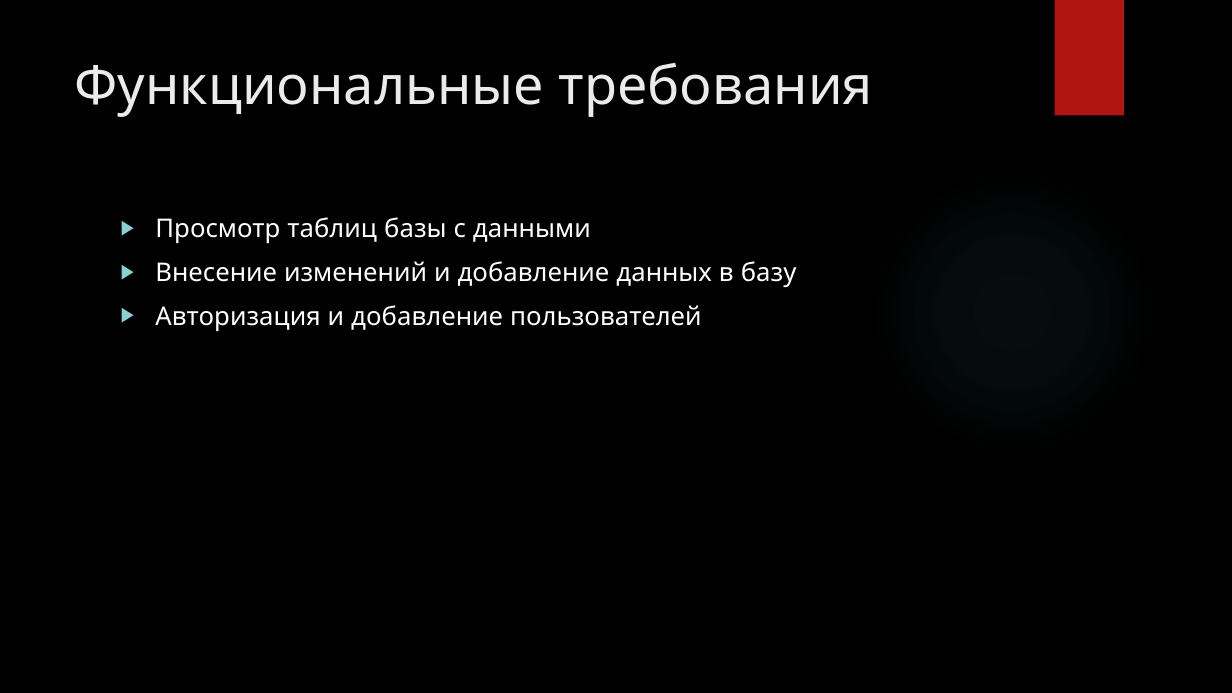
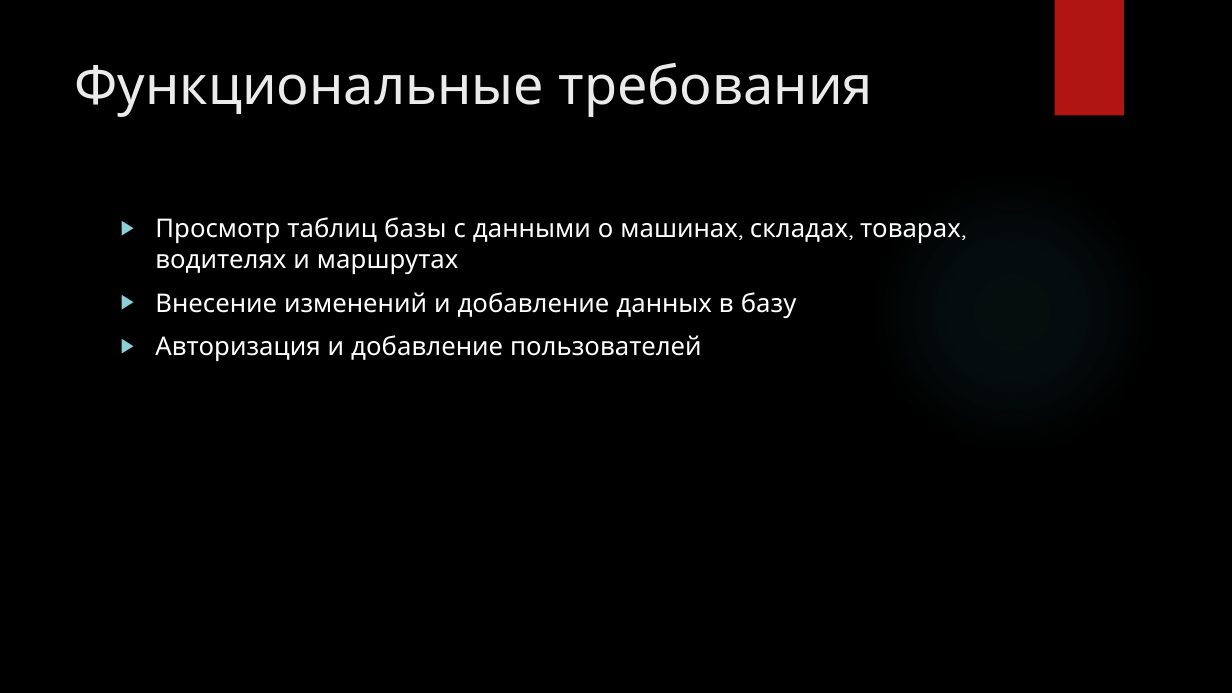
Before and after one commit to liquidbean/kursovaya, a slide deck: slide 5 of третьяков.pptx. Drawn at 1232x693 pixels with LibreOffice and Linux fonts; fonts in the diff are those of the drawing; background and template pictures are left out. Boxes give left, top, right and bottom in pixels: in the first picture for what was removed or moved away, otherwise in the second. Text is boxed around its words. In the diff, an @@ line names an element or a change of style, - is before the commit and + after.

```diff
--- a/третьяков.pptx
+++ b/третьяков.pptx
@@ text at (155,217,961,274): text changed @@
-▶ Просмотр таблиц базы с данными
+▶ Просмотр таблиц базы с данными о машинах, складах, товарах, водителях и маршрутах
```
Also in this commit, not shown: 4 other slides changed, 2 slides added, 3 other files.
